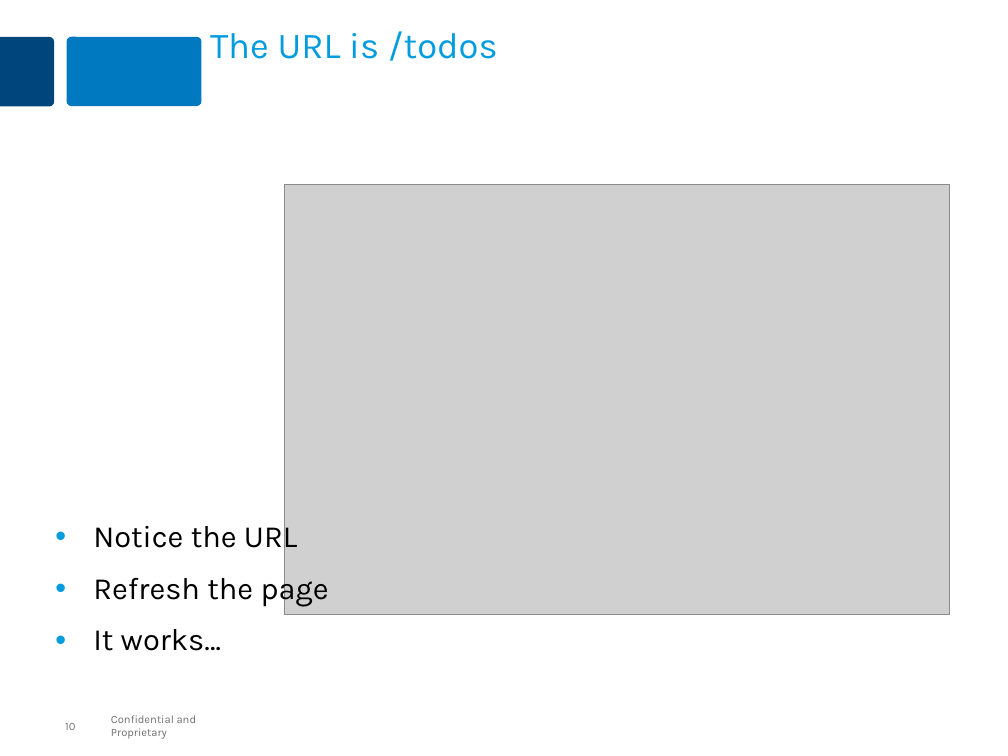
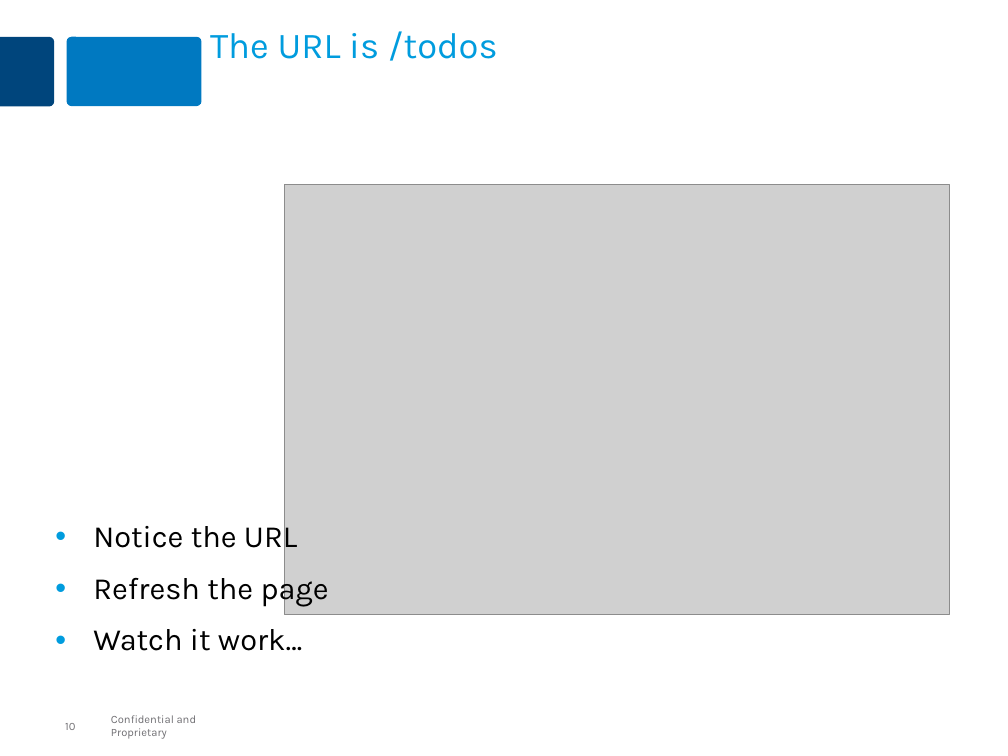
Before and after one commit to MaxMillington/react_practice, a slide deck: slide 10 of lesson-react-20-ajax/react-ajax.pptx. Drawn at 1008x756 pixels with LibreOffice and Linux fonts; fonts in the diff are those of the drawing; grey boxes stand for pictures. Boxes give left, top, right and bottom in pixels: in the first picture for what was removed or moved away, otherwise in the second. Text is boxed around its words. In the diff, an @@ line names an element or a change of style, - is before the commit and + after.

```diff
--- a/lesson-react-20-ajax/react-ajax.pptx
+++ b/lesson-react-20-ajax/react-ajax.pptx
@@ text at (93, 629, 302, 651): text changed @@
-• It works…
+• Watch it work…
```
Also in this commit, not shown: 4 other slides changed, 1 other file.
